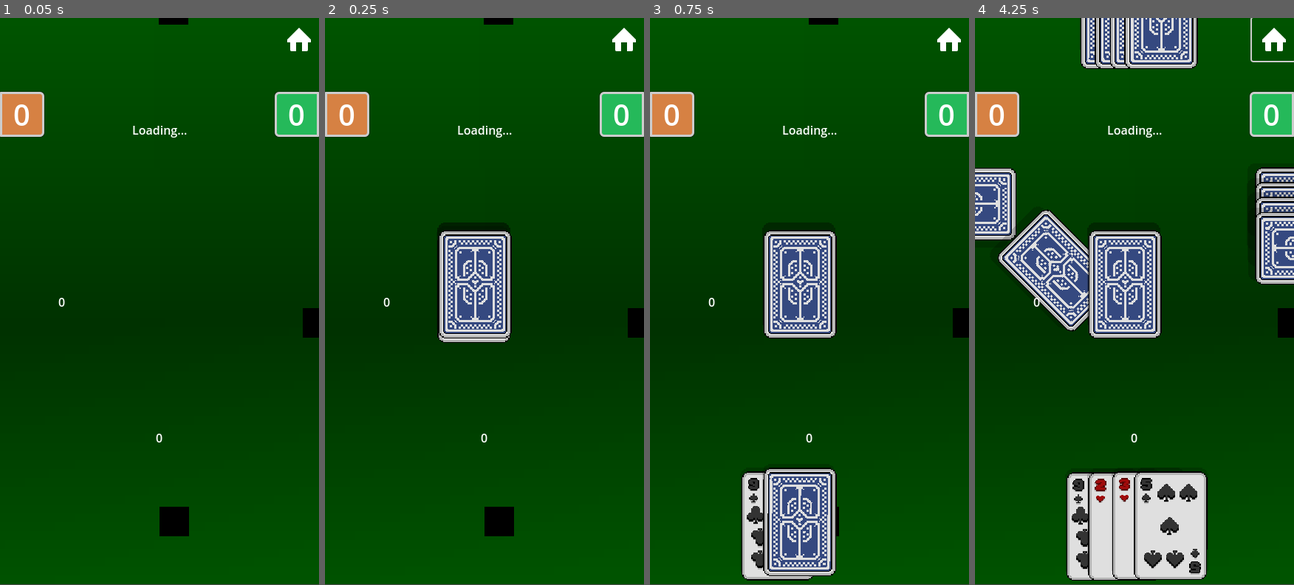
Above: before the commit, frames 1-4 (left to right).
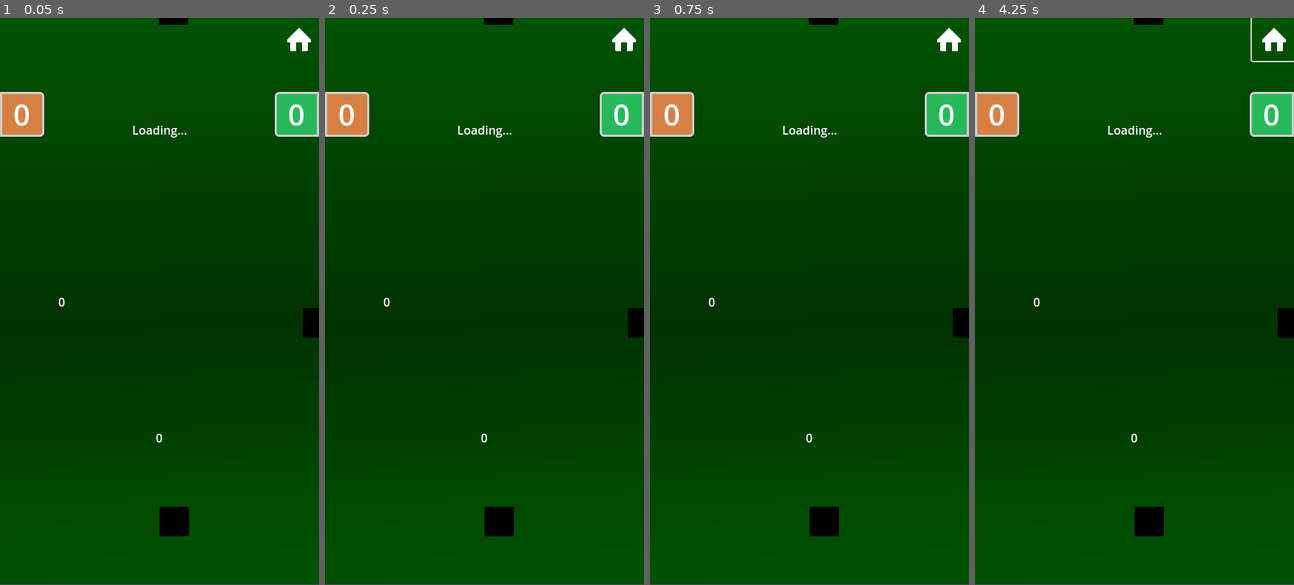
Above: after the commit, the same moments.

Repository: arian-nj/oldtix
Game: Godot game, scene res://GameContent/Scenes/Game/Hokm4/OfflineHokm4.tscn
Same seed, same stepped clock (60 frames per second), same inputs: the game is played once before the commit and once after it. This scene is started directly instead of the project's main scene.
Inputs (mouse positions are in pixels of both pictures, inside the frame that each line leads up to):
- Up to frame 1 (0.05 s): no input
- Up to frame 2 (0.25 s): no input
- Up to frame 3 (0.75 s): click (777, 522) at 0.52 s
- Up to frame 4 (4.25 s): click (1124, 522) at 1.27 s; click (1147, 522) at 2.02 s; click (1169, 522) at 2.77 s; click (1274, 40) at 3.5 s

Frame 1 is identical in both runs. In frame 2, 4.9% of the frame differs, in the area x 35-59%, y 36-58%; in frame 3, 10%; in frame 4, 24%, in the area x 0-100%, y 0-100%.
Error after the commit: Invalid access to property or key 'MyCardPlayed' on a base object of type 'Nil'. (res://GameContent/Scenes/Game/Hokm4/table.gd:52)

Commit message:
fix card bugs and back consts

Diff:
--- a/game/GameContent/Netw/KAccount.gd
+++ b/game/GameContent/Netw/KAccount.gd
@@ -2,13 +2,13 @@
 
 static var _instance:KAccount
 
-static func inst()->KAccount:
+static func instanciate()->KAccount:
 	if _instance == null:
 		_instance = KAccount.new()
 	return _instance
 
 # Global value
-var MyAccount:Account
+var MyAccount:AccountData
 var Auth_Token:String = ""
 
 ## Signals
@@ -22,32 +22,10 @@
 const MeUrl:String = Katana.UserBaseUrl + "/me"
 const StatusUrl:String = Katana.UserBaseUrl + "/status"
 
-
-
-class Account:
-	var id:int
-	var username:String
-	var display_name:String
-	var bio:String
-	var coin:int
-
-	func parse_from_json_string(json_string:String)->void:
-		var body_content:Variant = JSON.parse_string(json_string)
-		if body_content == null:
-			print_debug("failed")
-			return
-		self.id = body_content["id"]
-		self.username = body_content["username"]
-		self.display_name = body_content["display_name"]
-		self.bio = body_content["bio"]
-		self.coin = body_content["coin"]
-
-func _ready() -> void:
-	await LoggedIn
-
-
 # token
 func set_token(token:String)->void:
+	if token == "":
+		return
 	Auth_Token = token
 	LoggedIn.emit()
 
@@ -57,18 +35,18 @@
 	return headers
 
 func RefetchME()->bool:
-	var me:Account = await _get_user("me")
+	var me:AccountData = await _get_user("me")
 	if me == null:
 		print_debug("can't get user data")
 		return false
 	MyAccount = me
 	return true
 
-func GetUser(user_id:String)->Account:
-	var user:Account = await _get_user(user_id)
+func GetUser(user_id:String)->AccountData:
+	var user:AccountData = await _get_user(user_id)
 	return user
 
-func _get_user(user_id:String)->Account:
+func _get_user(user_id:String)->AccountData:
 	var http_req_node:HTTPRequest = HTTPRequest.new()
 	add_child(http_req_node)
 	var req_url:= UserUrl+user_id
@@ -97,6 +75,7 @@
 
 	var body_byte:PackedByteArray = response[3]
 
-	var me :Account = Account.new()
-	me.parse_from_json_string(body_byte.get_string_from_utf8())
+	var me :AccountData = AccountData.new()
+	me = JsonClassConverter.json_string_to_class(AccountData,body_byte.get_string_from_utf8()
+)
 	return me
--- a/game/GameContent/Netw/Katana.gd
+++ b/game/GameContent/Netw/Katana.gd
@@ -6,6 +6,6 @@
 
 # const WsBaseUrl:String = "wss://hokm4."+BaseUrl
 
-const UserBaseUrl:String = "http://192.168.1.230:4444"
+const UserBaseUrl:String = "http://192.168.224.205:4444"
 
-const WsBaseUrl:String = "ws://192.168.1.230:4445"
+const WsBaseUrl:String = "ws://192.168.224.205:4445"
--- a/game/GameContent/Netw/KatanaSocket.gd
+++ b/game/GameContent/Netw/KatanaSocket.gd
@@ -62,14 +62,14 @@
 	time_passed += _delta
 	if pause:
 		return
-	if time_passed >= 2:
+	if time_passed >= .5:
 		return
 	time_passed = 0
 
 	var event : KEvent.Event = events_queue.pop_front()
 	if event == null:
 		return
-	print(KAccount._instance.MyAccount.username + " " +event.type)
+	# print(KAccount._instance.MyAccount.username + " " +event.type)
 	new_event.emit(event)
 
 # Handles the open state and processes incoming messages
--- a/game/GameContent/Scenes/Game/Card/card.gd
+++ b/game/GameContent/Scenes/Game/Card/card.gd
@@ -1,9 +1,8 @@
 class_name Card extends Button
 
 signal card_played(card:Card)
-signal card_unplayed(card:Card)
 
-signal not_inplace()
+signal not_inplace(card:Card)
 
 @export var cardTexture:TextureRect
 @export var cardArea:Area2D
@@ -83,7 +82,7 @@
 	if is_touching_area:
 		card_played.emit(self)
 	else :
-		not_inplace.emit()
+		not_inplace.emit(self)
 
 	prespective3DShader.set_shader(0,0)
 
--- a/game/GameContent/Scenes/Game/Card/drawn_cards.gd
+++ b/game/GameContent/Scenes/Game/Card/drawn_cards.gd
@@ -1,7 +1,7 @@
 class_name CardDrawer extends Control
 
 signal MyCardPlayed(card:Card)
-signal OtherCardPlayed(card:Card)
+signal not_inplace(card:Card)
 signal AddToQueue(call:Callable)
 
 var unique_string:String :
@@ -67,7 +67,7 @@
 	var cards_json:Variant = json_data["cards"]
 	for card_json:Variant in cards_json:
 		create_card(card_json["suit"],card_json["value"])
-	draw_cards()
+	draw_cards_and_sort()
 	# print("cards size is : ",cards.size())
 
 
@@ -85,7 +85,10 @@
 	cards.append(c)
 
 	c.card_played.connect(_card_played)
-	c.not_inplace.connect(draw_cards)
+	c.not_inplace.connect(func(card:Card)->void:
+		draw_cards()
+		not_inplace.emit(card)
+		)
 
 func _card_played(card:Card)->void:
 	if isDrawn:
@@ -94,11 +97,7 @@
 
 # play card
 
-func play_others_card(card_data:CardData) -> void:
-	push_callback(_play_others_card.bind(card_data))
-	push_callback(draw_cards)
-
-func _play_others_card(card_data:CardData) -> void:
+func play_others_card(card_data:CardData) -> Card:
 	var rand_card_variant :Variant = cards.pick_random()
 	if rand_card_variant == null:
 		return
@@ -106,20 +105,42 @@
 	rand_card.card_data = card_data
 
 	cards.erase(rand_card)
-	OtherCardPlayed.emit(rand_card)
-
+	push_callback(_play_others_card.bind(rand_card))
+	return rand_card
+
+func _play_others_card(c:Card) -> void:
 	tween = new_tween()
-	tween.parallel().tween_property(rand_card,"global_position",play_place.global_position,card_movment_dur)
-	tween.parallel().tween_property(rand_card,"rotation_degrees",0,card_movment_dur)
-	rand_card.prespective3DShader.flip_y(flip_card_dur, card_movment_dur/2, rand_card.load_assets)
-	await tween.finished
+	tween.parallel().tween_property(c,"global_position",play_place.global_position,card_movment_dur)
+	tween.parallel().tween_property(c,"rotation_degrees",0,card_movment_dur)
+	c.prespective3DShader.flip_y(flip_card_dur, card_movment_dur/2, c.load_assets)
 	return
 
+func play_me_card(card_data:CardData) -> Card:
+	var found_card : Card = null
+	for c in cards:
+		if c.card_data.suit == card_data.suit and c.card_data.value == card_data.value:
+			found_card = c
+			break
+	if found_card == null:
+		return
+	cards.erase(found_card)
+	push_callback(_play_me_card.bind(found_card))
+	return found_card
+
+func _play_me_card(c:Card) -> void:
+	tween = new_tween()
+	tween.parallel().tween_property(c,"global_position",play_place.global_position,card_movment_dur)
+	return
+
+
+
+func draw_cards_and_sort() -> void:
+	push_callback(_draw_cards.bind(Vector2.ZERO,true))
 
 func draw_cards() -> void:
 	push_callback(_draw_cards.bind())
 
-func _draw_cards(_from_pos:= Vector2.ZERO) -> void:
+func _draw_cards(_from_pos:= Vector2.ZERO,sort_flag:bool=false) -> void:
 	if cards.is_empty():
 		return
 	# print(cards.size())
@@ -129,7 +150,8 @@
 	if tween and tween.is_running(): # Kill any running tween and create a new one with easing settings.
 		tween.kill()
 
-	sort_cards()
+	if sort_flag:
+		sort_cards()
 
 	# Calculate deck width and centering offset.
 	var deck_length: float = card_offset * cards.size()
@@ -141,6 +163,8 @@
 	var x_offset: float = deck_length / 2.0
 
 	var newCardsCounter: int = 0
+
+	var wait_time: float = 0.0
 
 	for i in range(cards.size()):
 
@@ -182,8 +206,11 @@
 				movementDuration += i * (two_card_movment_dur / 4.0)
 				tween = new_tween()
 				tween.parallel().tween_property(card, "global_position", final_pos, movementDuration).set_delay(delay)
-
-	await tween.finished
+		wait_time = movementDuration + delay
+
+	# delted tween object may hang forever
+
+	await get_tree().create_timer(wait_time).timeout
 	isDrawn = true
 
 
@@ -208,6 +235,13 @@
 var in_deck_suites:Array[CardData.CardSuites] = []
 
 func sort_cards()->void:
+	if cards.size() <= 2:
+		return
+	for i in range(cards.size()):
+		var c := cards[i]
+		if is_instance_valid(c):
+			continue
+		cards.remove_at(i)
 	in_deck_suites = []
 
 	# print_debug(cards.size())
@@ -215,8 +249,7 @@
 		if not in_deck_suites.has(card.card_data.suit):
 			in_deck_suites.append(card.card_data.suit)
 
-	if len(cards) <= 2:
-		return
+
 
 	in_deck_suites = sort_deck_suits(in_deck_suites)
 
--- a/game/GameContent/Scenes/Game/Hokm4/OnlineHokm4.tscn
+++ b/game/GameContent/Scenes/Game/Hokm4/OnlineHokm4.tscn
@@ -18,7 +18,7 @@
 
 [sub_resource type="Gradient" id="Gradient_wqsup"]
 offsets = PackedFloat32Array(0, 0.540084, 1)
-colors = PackedColorArray(0, 0.329412, 0, 1, 1.23335e-07, 0.196067, 0, 1, 0, 0.328236, 2.40654e-07, 1)
+colors = PackedColorArray(0, 0.329412, 0, 1, 1.23335e-07, 0.196067, 0, 1, 0.0666667, 0.329412, 0, 1)
 
 [sub_resource type="GradientTexture2D" id="GradientTexture2D_2hoqw"]
 gradient = SubResource("Gradient_wqsup")
@@ -62,7 +62,7 @@
 [node name="Camera2D" type="Camera2D" parent="."]
 anchor_mode = 0
 
-[node name="Table" type="Control" parent="." node_paths=PackedStringArray("drawer", "right_drawer", "top_drawer", "left_drawer")]
+[node name="Table" type="Control" parent="." node_paths=PackedStringArray("me_drawer", "right_drawer", "top_drawer", "left_drawer")]
 layout_mode = 1
 anchors_preset = 15
 anchor_right = 1.0
@@ -71,7 +71,7 @@
 grow_vertical = 2
 mouse_filter = 1
 script = ExtResource("4_qoslj")
-drawer = NodePath("Hands/MeDrawCards")
+me_drawer = NodePath("Hands/MeDrawCards")
 right_drawer = NodePath("Hands/RightDrawCards")
 top_drawer = NodePath("Hands/TopDrawCards")
 left_drawer = NodePath("Hands/LeftDrawCards")
@@ -113,7 +113,7 @@
 offset_right = 40.0
 offset_bottom = 40.0
 
-[node name="MeDrawCards" type="Control" parent="Table/Hands" node_paths=PackedStringArray("from_middle", "hand", "uniqueLabel", "isDrawnLabel")]
+[node name="MeDrawCards" type="Control" parent="Table/Hands" node_paths=PackedStringArray("from_middle", "hand", "play_place", "uniqueLabel", "isDrawnLabel")]
 layout_mode = 1
 anchors_preset = 7
 anchor_left = 0.5
@@ -132,6 +132,7 @@
 show_cards_value = true
 from_middle = NodePath("../../from_middle")
 hand = NodePath("hand")
+play_place = NodePath("PlayPlace")
 card_offset = 30.0
 card_scene = ExtResource("3_8tgkb")
 two_card_movment_dur = 0.3
@@ -167,6 +168,20 @@
 offset_right = 38.0
 offset_bottom = -100.0
 text = " ttttk"
+
+[node name="PlayPlace" type="Control" parent="Table/Hands/MeDrawCards"]
+layout_mode = 3
+anchors_preset = 0
+offset_left = -10.0
+offset_top = -363.0
+offset_right = 30.0
+offset_bottom = -323.0
+
+[node name="ColorRect3" type="ColorRect" parent="Table/Hands/MeDrawCards/PlayPlace"]
+visible = false
+layout_mode = 0
+offset_right = 40.0
+offset_bottom = 40.0
 
 [node name="RightDrawCards" type="Control" parent="Table/Hands" node_paths=PackedStringArray("from_middle", "hand", "play_place", "uniqueLabel")]
 layout_mode = 1
--- a/game/GameContent/Scenes/Game/Hokm4/States/ChooseHokm.gd
+++ b/game/GameContent/Scenes/Game/Hokm4/States/ChooseHokm.gd
@@ -38,7 +38,7 @@
 		table.parse_game_data(e.data)
 		status_label.text = "Hokm Choosed"
 		if choose_hokm_instance != null:
-			choose_hokm_instance.queue_free()
+			choose_hokm_instance.queue_free.call_deferred()
 	else:
 		print_debug(e.type)
 
--- a/game/GameContent/Scenes/Game/Hokm4/States/game_turn.gd
+++ b/game/GameContent/Scenes/Game/Hokm4/States/game_turn.gd
@@ -5,55 +5,48 @@
 @export var table:Game4Table
 @export var status_label:Label
 
-var last_card_played:Card = null
-var others_card_played:Array[Card]
+
 
 func Enter()->void:
 	ws.new_event.connect(_on_new_event)
 	ws.open_events()
-	table.MyCardPlayed.connect(_card_played)
-	for drawer in table.all_drawers:
-		drawer.OtherCardPlayed.connect(_other_played_card)
-
-func _other_played_card(card:Card)->void:
-	print("other card played")
-	others_card_played.append(card)
+	table.MyCardPlayed.connect(on_me_card_played)
 
 func Exit()->void:
 	ws.hold_events()
 	ws.new_event.disconnect(_on_new_event)
-	table.MyCardPlayed.disconnect(_card_played)
-	for drawer in table.all_drawers:
-		drawer.OtherCardPlayed.disconnect(_other_played_card)
+	table.MyCardPlayed.disconnect(on_me_card_played)
 
 func _on_new_event(e:KEvent.Event)->void:
 	if e.type == KEvent.TYPE_TURN_START:
 		status_label.text = "Turn Started"
 		table.parse_game_data(e.data)
-		others_card_played = []
 
 	elif e.type == KEvent.TYPE_YOUR_TURN:
 		status_label.text = "Your Turn"
 		table.isMyTurn = true
-		if last_card_played != null:
-			send_card_playend_event(last_card_played)
+		if table.last_card_played != null:
+			send_card_playend_event(table.last_card_played)
 
 	elif e.type == KEvent.TYPE_VALID_PLAY:
 		status_label.text = "Valid"
 		table.isMyTurn = false
-		table.drawer.cards.erase(last_card_played)
 
 	elif e.type == KEvent.TYPE_INVALID_PLAY:
 		status_label.text = "Invalid"
-		if last_card_played != null:
-			table.drawer.cards.append(last_card_played)
-			#table.drawer.draw_cards()
-		last_card_played = null
-		table.drawer.draw_cards()
+		if table.last_card_played != null and is_instance_valid(table.last_card_played):
+			table.me_drawer.cards.append(table.last_card_played)
+		table.last_card_played = null
+		table.me_drawer.draw_cards()
+
 
 	elif e.type == KEvent.TYPE_PLAY_TIMEOUT:
 		status_label.text = "Timeout"
 		table.isMyTurn = false
+		# print("time out " + e.data)
+		var new_card_data :CardData = JsonClassConverter.json_string_to_class(CardData,e.data)
+		var played_card := table.me_drawer.play_me_card(new_card_data)
+		table.last_card_played = played_card
 
 	elif e.type == KEvent.TYPE_TURN_PLAYED:
 		status_label.text = "other played a turn"
@@ -62,11 +55,8 @@
 	elif e.type == KEvent.TYPE_END_TURN:
 		status_label.text = "Turn Ended"
 		table.parse_game_data(e.data)
-		await get_tree().create_timer(1).timeout
-		if last_card_played != null:
-			table.remove_one_card(last_card_played)
-		for card in others_card_played:
-			table.remove_one_card(card)
+		table.remove_played_cards()
+
 
 	elif e.type == KEvent.TYPE_END_TRICK:
 		status_label.text = "Trick Ended"
@@ -75,15 +65,14 @@
 		Transition.emit(self,"new_trick")
 
 
-func _card_played(card:Card)->void:
+func on_me_card_played(card:Card)->void:
 	print("card played ",card.card_data.suit , " ", card.card_data.value)
 	if table.isMyTurn:
 		send_card_playend_event(card)
 
-	last_card_played = card
-
-
 func send_card_playend_event(card:Card)->void:
+	table.last_card_played = card
+	table.me_drawer.cards.erase(card)
 	var card_played_string := JsonClassConverter.class_to_json_string(card.card_data)
 	ws.send_event(KEvent.TYPE_TURN_PLAYED,card_played_string)
 
@@ -91,7 +80,10 @@
 	# print(KAccount._instance.MyAccount.username," ==> ",data)
 	var card_played :CardPlayedData= JsonClassConverter.json_string_to_class(CardPlayedData,data)
 	# card_played.card
+	var played_card :Card = null
 	for drawer in table.all_drawers:
 		if drawer.unique_string == card_played.player.player_unique:
-			drawer.play_others_card(card_played.card)
+			played_card = drawer.play_others_card(card_played.card)
 			break
+	if played_card != null:
+		table.others_card_played.append(played_card)
--- a/game/GameContent/Scenes/Game/Hokm4/table.gd
+++ b/game/GameContent/Scenes/Game/Hokm4/table.gd
@@ -3,13 +3,16 @@
 
 signal MyCardPlayed(card:Card)
 
-@export var drawer:CardDrawer
+@export var me_drawer:CardDrawer
 @export var right_drawer:CardDrawer
 @export var top_drawer:CardDrawer
 @export var left_drawer:CardDrawer
 
 var all_drawers :Array[CardDrawer]
 var table_draw_queue:Array[Callable]
+
+var last_card_played:Card = null
+var others_card_played:Array[Card]
 
 signal GameDataUpdated(game_data:GameData)
 
@@ -20,8 +23,6 @@
 
 var game_data:GameData
 
-@onready var timer := Timer.new()
-
 func clear_cards()->void:
 	push_callback(
 		_clear_cards.bind()
@@ -30,13 +31,14 @@
 func _clear_cards()->void:
 	for drawer_queue in all_drawers:
 		for c:Card in drawer_queue.cards:
-			c.queue_free()
+			if is_instance_valid(c):
+				remove_one_card(c)
 		drawer_queue.cards = []
 
 
 func remove_one_card(card:Card) -> void:
 	push_callback(
-		card.queue_free.bind()
+		card.queue_free.call_deferred.bind()
 	)
 
 func push_callback(c:Callable)->void:
@@ -47,10 +49,10 @@
 
 func _ready() -> void:
 	game_data = GameData.new()
-	drawer.MyCardPlayed.connect(_on_card_played)
+	me_drawer.MyCardPlayed.connect(_on_card_played)
 	game_data.current_trick = TrickData.new()
 
-	all_drawers.append(drawer)
+	all_drawers.append(me_drawer)
 	all_drawers.append(right_drawer)
 	all_drawers.append(top_drawer)
 	all_drawers.append(left_drawer)
@@ -59,10 +61,7 @@
 	for dra in all_drawers:
 		dra.AddToQueue.connect(push_callback)
 
-	timer.wait_time = .2
-	timer.timeout.connect(run_actions)
-	add_child(timer)
-	timer.start()
+	run_actions()
 
 func set_player_to_hand()->void:
 	var meId := KAccount._instance.MyAccount.id
@@ -73,7 +72,6 @@
 
 	for player in game_data.players:
 		if player.user_id == meId:
-			print_debug("user id is ",player.user_id)
 			mePlayer = player
 			continue
 		if mePlayer == null:
@@ -90,30 +88,27 @@
 		print_debug("game data player from me is ",len(game_data.players))
 		print_debug("player order from me is ",len(player_order_from_me))
 
-	drawer.unique_string = mePlayer.player_unique
+	me_drawer.unique_string = mePlayer.player_unique
 	right_drawer.unique_string = player_order_from_me[0].player_unique
 	top_drawer.unique_string = player_order_from_me[1].player_unique
 	left_drawer.unique_string = player_order_from_me[2].player_unique
 
 func run_actions()->void:
-	timer.timeout.disconnect(run_actions)
-	timer.stop()
 	while true:
 		var action_variant:Variant = table_draw_queue.pop_front()
-		if action_variant == null:
-			break
-		var action:Callable = action_variant
+		if action_variant != null:
+			var action:Callable = action_variant
+			await action.call()
+		else:
+			await get_tree().create_timer(.2).timeout
 
-		await action.call()
-	timer.timeout.connect(run_actions)
-	timer.start()
 
 func new_cards_event(e:KEvent.Event)->void:
 	push_callback(_new_cards_event.bind(e))
 
 func _new_cards_event(e:KEvent.Event)->void:
-	drawer.new_cards_event(e)
-	drawer.break_action()
+	me_drawer.new_cards_event(e)
+	me_drawer.break_action()
 
 	right_drawer.new_cards_event(e)
 	right_drawer.break_action()
@@ -127,3 +122,18 @@
 func parse_game_data(json_string:String)->void:
 	game_data = JsonClassConverter.json_string_to_class(GameData,json_string)
 	GameDataUpdated.emit(game_data)
+
+func remove_played_cards()->void:
+	var cards_trash : Array[Card]
+	cards_trash.append(last_card_played)
+	cards_trash.append_array(others_card_played)
+	others_card_played = []
+
+	push_callback(_remove_played_cards.bind(cards_trash))
+
+func _remove_played_cards(cards_trash:Array[Card])->void:
+	for c in cards_trash:
+		if is_instance_valid(c) and c != null:
+			c.queue_free.call_deferred()
+	for dr in all_drawers:
+		dr.draw_cards_and_sort()
--- a/game/GameContent/Scenes/SceneManager/scene_manager.gd
+++ b/game/GameContent/Scenes/SceneManager/scene_manager.gd
@@ -10,7 +10,7 @@
 }
 
 func _ready() -> void:
-	KAccount.inst()
+	KAccount.instanciate()
 	self.add_child(KAccount._instance)
 
 
--- /dev/null
+++ b/game/GameContent/Types/Hub/AccountData.gd
@@ -0,0 +1,7 @@
+class_name AccountData extends Resource
+
+@export var id:int
+@export var username:String
+@export var display_name:String
+@export var bio:String
+@export var coin:int
--- a/game/PatchSystem/LoadPatchesScript.gd
+++ b/game/PatchSystem/LoadPatchesScript.gd
@@ -2,8 +2,8 @@
 
 @export var status_label:Label
 
-var server_url := "http://192.168.1.230:4444"
-var patch_user_config_address := "user://score.cfg"
+var server_url := "http://192.168.224.205:4444"
+var patch_user_config_address := "user://version.cfg"
 var config := ConfigFile.new()
 
 func _ready() -> void:
--- /dev/null
+++ b/game/control.gd
@@ -0,0 +1,42 @@
+extends Control
+
+var table_draw_queue:Array[Callable]
+@onready var timer := Timer.new()
+
+func Greet(hname:String)->void:
+	print("hello "+ hname)
+	await get_tree().create_timer(1).timeout
+	print("bye "+ hname)
+
+
+func Greet2(hname:String)->void:
+	print("hello "+ hname)
+	var x := 0
+	for i in range(10_000_000):
+		x += 1
+	print(x)
+	print("bye "+ hname)
+
+func push_callback(c:Callable)->void:
+	table_draw_queue.push_back(c)
+
+func _ready() -> void:
+	# push_callback(Greet.bind("hiii1"))
+	push_callback(Greet2.bind("hiii2"))
+	# push_callback(Greet.bind("hiii3"))
+
+	timer.wait_time = .2
+	timer.timeout.connect(run_actions)
+	add_child(timer)
+	timer.start()
+
+func run_actions()->void:
+	while true:
+		var action_variant:Variant = table_draw_queue.pop_front()
+		if action_variant != null:
+			var action:Callable = action_variant
+			print("start")
+			await action.call()
+			print("end")
+		else:
+			await get_tree().create_timer(.2).timeout
--- /dev/null
+++ b/game/control.tscn
@@ -0,0 +1,12 @@
+[gd_scene load_steps=2 format=3 uid="uid://cisfn6n3sjlxv"]
+
+[ext_resource type="Script" uid="uid://ggyp4sl38fub" path="res://control.gd" id="1_0fbet"]
+
+[node name="Control" type="Control"]
+layout_mode = 3
+anchors_preset = 15
+anchor_right = 1.0
+anchor_bottom = 1.0
+grow_horizontal = 2
+grow_vertical = 2
+script = ExtResource("1_0fbet")
Not shown: 1 places in game/GameContent/Scenes/Loading/loading.tscn that only renumber resources
Renamed: game/GameContent/Scenes/Game/Types/CardData.gd -> game/GameContent/Types/Games/CardData.gd
Renamed: game/GameContent/Scenes/Game/Types/CardData.gd.uid -> game/GameContent/Types/Games/CardData.gd.uid
Renamed: game/GameContent/Scenes/Game/Types/CardPlayed.gd -> game/GameContent/Types/Games/CardPlayed.gd
Renamed: game/GameContent/Scenes/Game/Types/CardPlayed.gd.uid -> game/GameContent/Types/Games/CardPlayed.gd.uid
Renamed: game/GameContent/Scenes/Game/Types/GameData.gd -> game/GameContent/Types/Games/GameData.gd
Renamed: game/GameContent/Scenes/Game/Types/GameData.gd.uid -> game/GameContent/Types/Games/GameData.gd.uid
Renamed: game/GameContent/Scenes/Game/Types/PlayerData.gd -> game/GameContent/Types/Games/PlayerData.gd
Renamed: game/GameContent/Scenes/Game/Types/PlayerData.gd.uid -> game/GameContent/Types/Games/PlayerData.gd.uid
Renamed: game/GameContent/Scenes/Game/Types/TrickData.gd -> game/GameContent/Types/Games/TrickData.gd
Renamed: game/GameContent/Scenes/Game/Types/TrickData.gd.uid -> game/GameContent/Types/Games/TrickData.gd.uid
Renamed: game/GameContent/Scenes/Game/Types/TurnData.gd -> game/GameContent/Types/Games/TurnData.gd
(and 9 more such lines)
